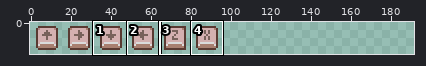
File history of a pixel-art file, Assets/Assets/Graphics/Inputs.aseprite. The picture above shows the old version from afar; the outline marks the close-up.
Close-up. As it was:
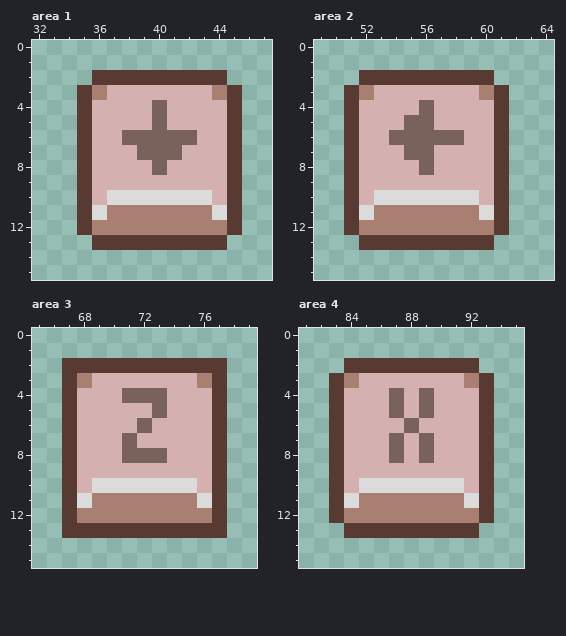
96x16 pixels, 1 frame. Shown: area 1: x 32..47, y 0..15; area 2: x 49..64, y 0..15; area 3: x 65..79, y 0..15; area 4: x 81..95, y 0..15. The old version is drawn lined up with the new one, on the new canvas. The commit also changed other parts of the picture, which this record leaves out.
The result:
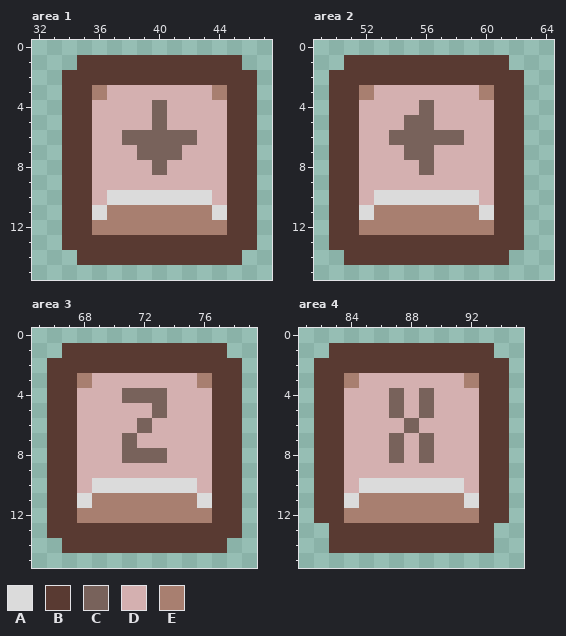
Palette (. is transparent): A #dbdbdb  B #593a32  C #78625b  D #d4b0b0  E #a87f70
What changed:
canvas 96x16 -> 192x16, the old top-left corner now at 1,0
Changed rows in their new state; - is an unchanged pixel.
Area 1:
first column x 34:
 1 -BBBBBBBBBBB-
 2 BB---------BB
 3 B-----------B
 4 B-----------B
 5 B-----------B
 6 B-----------B
 7 B-----------B
 8 B-----------B
 9 B-----------B
10 B-----------B
11 B-----------B
12 B-----------B
13 BB---------BB
14 -BBBBBBBBBBB-
Area 2:
first column x 50:
 1 -BBBBBBBBBBB-
 2 BB---------BB
 3 B-----------B
 4 B-----------B
 5 B-----------B
 6 B-----------B
 7 B-----------B
 8 B-----------B
 9 B-----------B
10 B-----------B
11 B-----------B
12 B-----------B
13 BB---------BB
14 -BBBBBBBBBBB-
Area 3:
first column x 66:
 1 -BBBBBBBBBBB-
 2 B-----------B
 3 B-----------B
 4 B-----------B
 5 B-----------B
 6 B-----------B
 7 B-----------B
 8 B-----------B
 9 B-----------B
10 B-----------B
11 B-----------B
12 B-----------B
13 B-----------B
14 -BBBBBBBBBBB-
Area 4:
first column x 82:
 1 -BBBBBBBBBBB-
 2 BB---------BB
 3 B-----------B
 4 B-----------B
 5 B-----------B
 6 B-----------B
 7 B-----------B
 8 B-----------B
 9 B-----------B
10 B-----------B
11 B-----------B
12 B-----------B
13 -B---------B-
14 -BBBBBBBBBBB-
